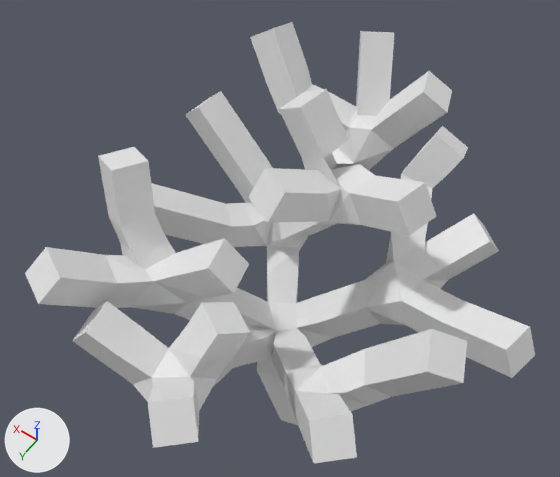
Two versions of the Blender file blender filer/sakura tree.blend, one commit apart.
Before and after are seen from a 50 mm lens placed at (-3.97, 5.58, 13.92), pointed at (0.45, -0.61, 4.2). The lights are fixed; the arrows at lower left show +X, +Y and +Z.
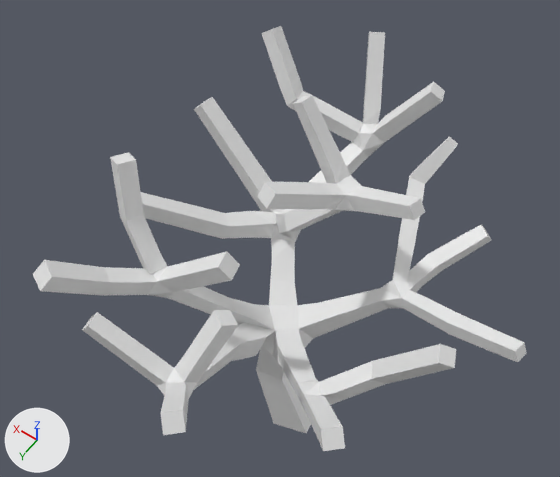
Where the change shows, as pixel boxes [x1, y1, x2, y2] in the pictures (560 x 477 px):
'Cube', reshaped, modifiers changed
    before: [25, 22, 535, 463]
    after: [33, 26, 527, 451]
part 1 of me_cube_001, built on
    after: [33, 26, 527, 451]

What the commit changed:
me_cube_001 is used by ob_cube; location (0.0, 0.0, 0.0).
me_cube_001 had 43 vertices, 0 faces, 42 loose edges and spanned x -3.58..2.42, y -3.54..3.26, z 0.0..6.82.
me_cube_001 now has 868 vertices, 887 faces, 1 loose edge and spans x -3.64..2.52, y -3.69..3.41, z -0.1..6.88.
me_cube_001 part 1: 43 vertices removed from x -3.58..2.42, y -3.54..3.26, z 0.0..6.82; 868 vertices added at x -3.64..2.52, y -3.69..3.41, z -0.1..6.88.
Object 'Cube' (ob_cube) loses its SKIN modifier named 'Skin'.
